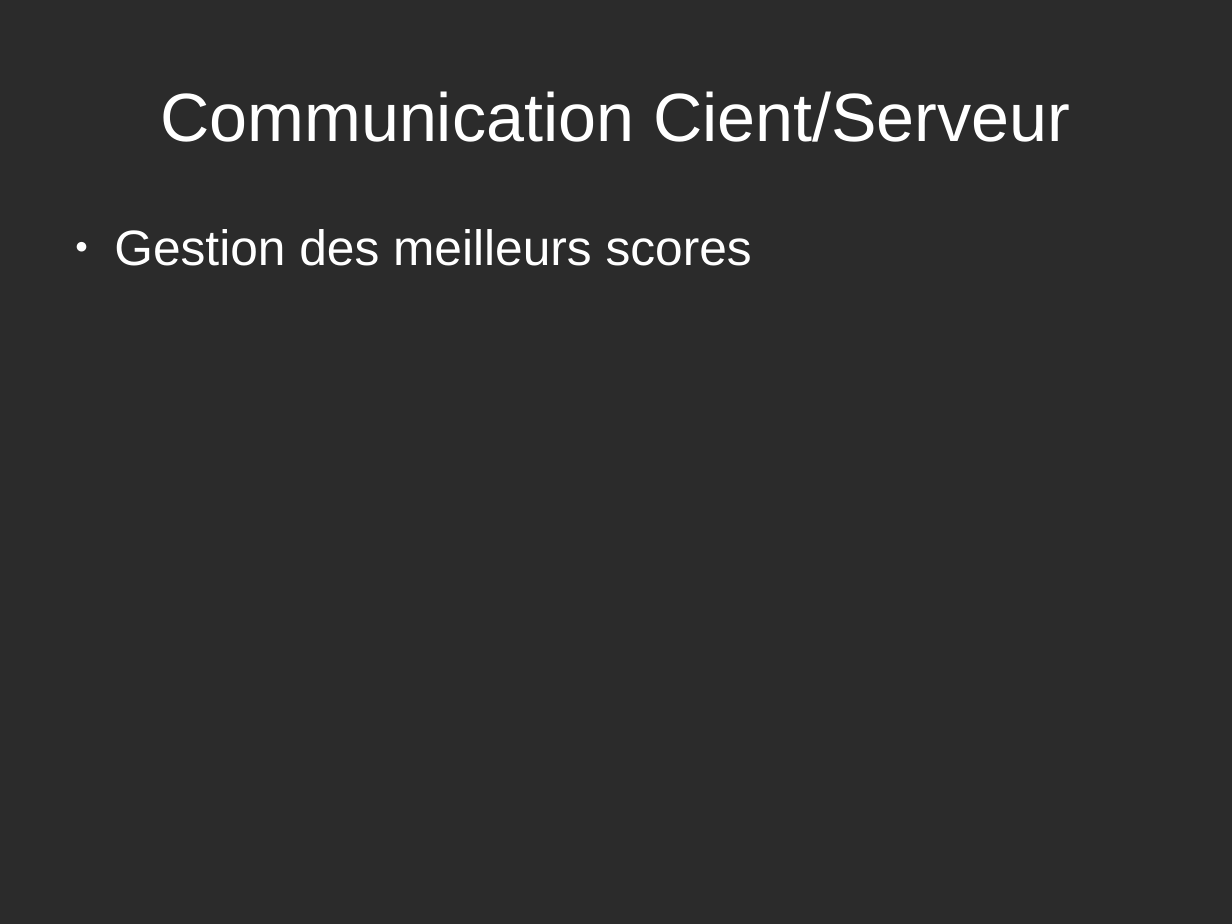
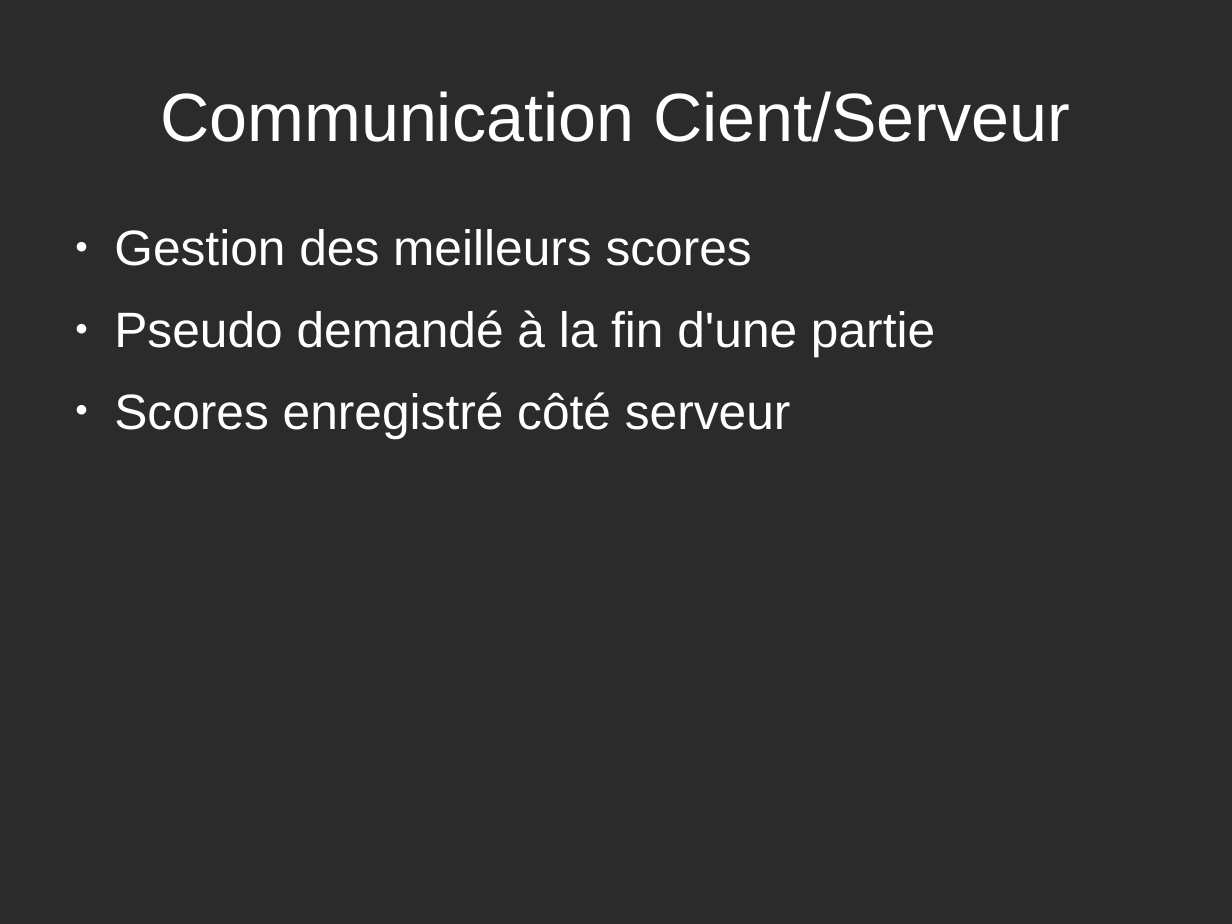
Before and after one commit to Yamihoshi/Projet-L3, a slide deck: slide 10 of Momomotus.odp (slide 11 before the commit). Drawn at 1232x924 pixels with LibreOffice and Linux fonts; fonts in the diff are those of the drawing; background and template pictures are left out; a plain dark background stands for a picture behind light text. Boxes give left, top, right and bottom in pixels: in the first picture for what was removed or moved away, otherwise in the second. Text is boxed around its words. In the diff, an @@ line names an element or a change of style, - is before the commit and + after.

```diff
--- a/Momomotus.odp
+++ b/Momomotus.odp
@@ text at (114, 310, 935, 438): paragraphs added @@
+● Pseudo demandé à la fin d'une partie
+● Scores enregistré côté serveur
```
Also in this commit, not shown: 4 other slides changed, 1 slide removed, 1 other file.
